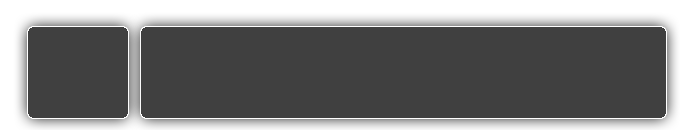
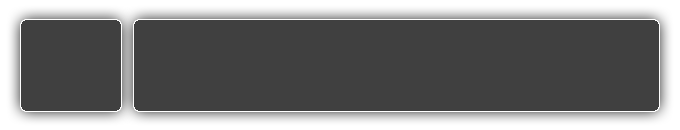
Layers edited between the first and the second (680, 130) image:
painted on "Layer 5" over (21, 20, 128, 118)
painted on "Layer 4 copy" over (134, 20, 666, 118)
